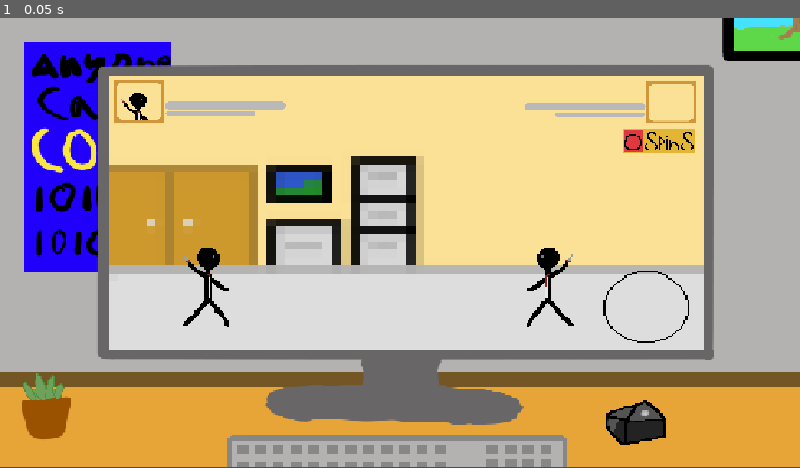
Above: before the commit, frame 1.
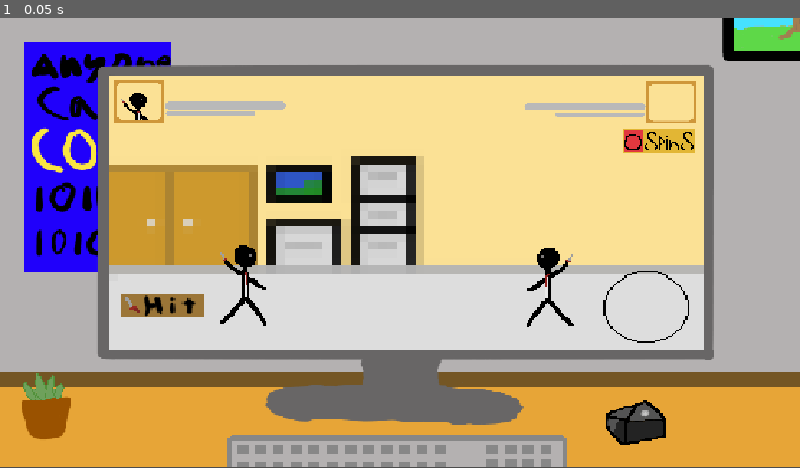
Above: after the commit, the same moment.

Repository: RedR64/first-game-jam-game
Game: Godot game, scene res://scenes/office_background.tscn
Two runs of this game, one before a commit and one after it. Both use one fixed random seed, a clock stepped at 60 frames per second and the inputs below.
Inputs:
- Up to frame 1 (0.05 s): no input

The runs differ from the first frame. In frame 1, 1.1% of the frame differs, in the area x 15-34%, y 50-69%.

Commit message:
Atk Button

Diff:
--- a/scenes/office_background.tscn
+++ b/scenes/office_background.tscn
@@ -9,13 +9,14 @@
 [ext_resource type="PackedScene" uid="uid://bx026h02fh7ov" path="res://scenes/enemy_health_bar.tscn" id="6_cyggf"]
 [ext_resource type="PackedScene" uid="uid://dnh6gtdn2eg3v" path="res://scenes/player_health_bar.tscn" id="7_mhupv"]
 [ext_resource type="PackedScene" uid="uid://c632ohfltup6e" path="res://scenes/enemy.tscn" id="9_es6e5"]
+[ext_resource type="Texture2D" uid="uid://c2mb8jjkusdym" path="res://art/atk_button.png" id="10_jkyx8"]
 
 [node name="Node2D" type="Node2D" unique_id=488631277]
 
-[node name="Sprite2D" type="Sprite2D" parent="." unique_id=612425115]
+[node name="bkgd" type="Sprite2D" parent="." unique_id=612425115]
 texture = ExtResource("1_6wruh")
 
-[node name="Sprite2D" type="Sprite2D" parent="Sprite2D" unique_id=643867593]
+[node name="helpful_bkgd" type="Sprite2D" parent="bkgd" unique_id=643867593]
 texture = ExtResource("2_mhupv")
 
 [node name="Game_background" parent="." unique_id=234385361 instance=ExtResource("2_vrc0d")]
@@ -23,7 +24,7 @@
 scale = Vector2(8.328, 8.328)
 
 [node name="player" parent="." unique_id=1977316316 instance=ExtResource("4_sbngn")]
-position = Vector2(-171, 48)
+position = Vector2(-138, 46)
 scale = Vector2(1, 1)
 script = null
 
@@ -50,3 +51,8 @@
 [node name="enemy" parent="." unique_id=1240282853 instance=ExtResource("9_es6e5")]
 position = Vector2(132, 48)
 scale = Vector2(1, 1)
+
+[node name="atk_button" type="Sprite2D" parent="." unique_id=1205438603]
+position = Vector2(-213, 68)
+scale = Vector2(1.58, 1.58)
+texture = ExtResource("10_jkyx8")
Binary file added: art/atk_button.png
Not shown, added: art/atk_button.png.import
